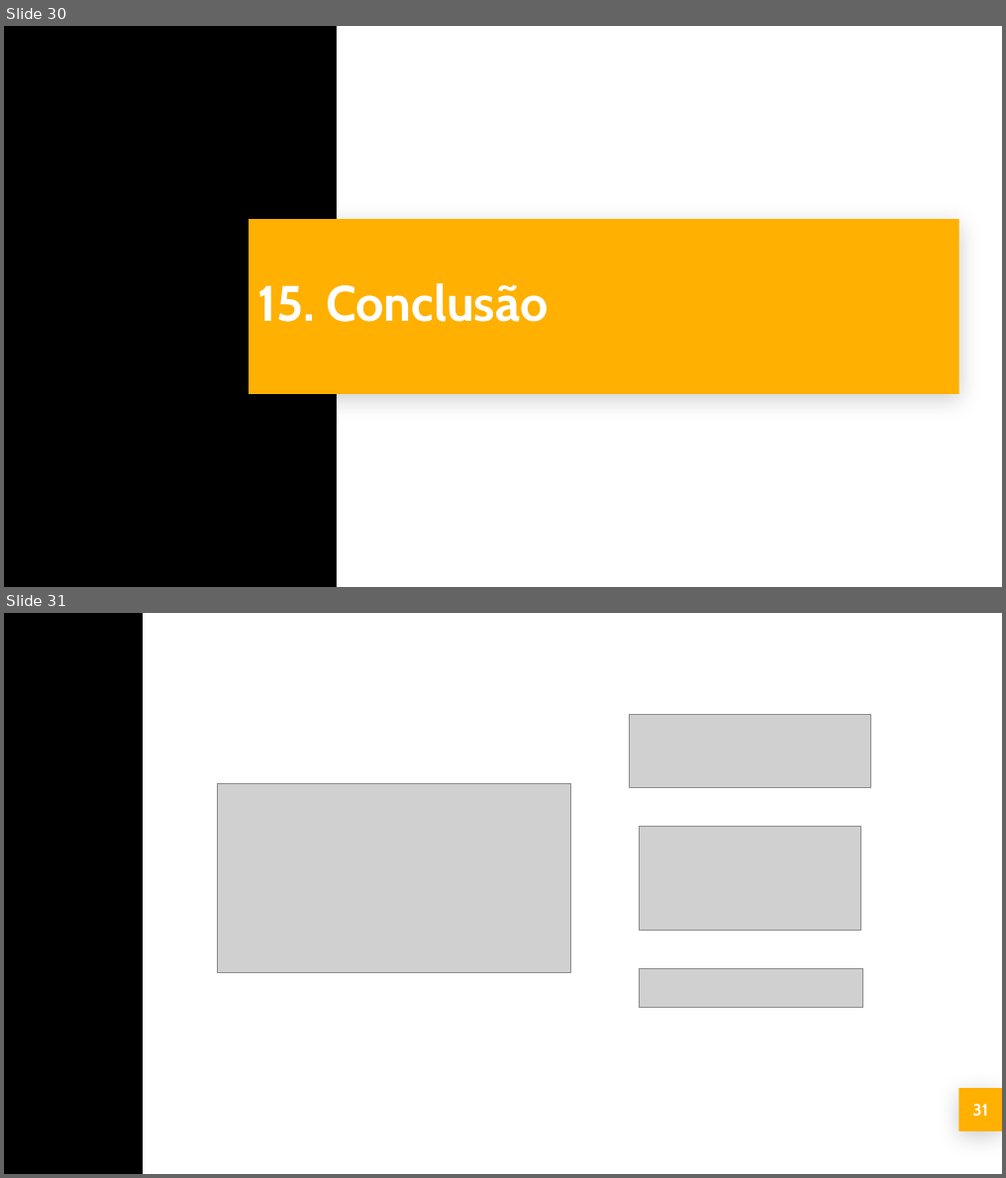
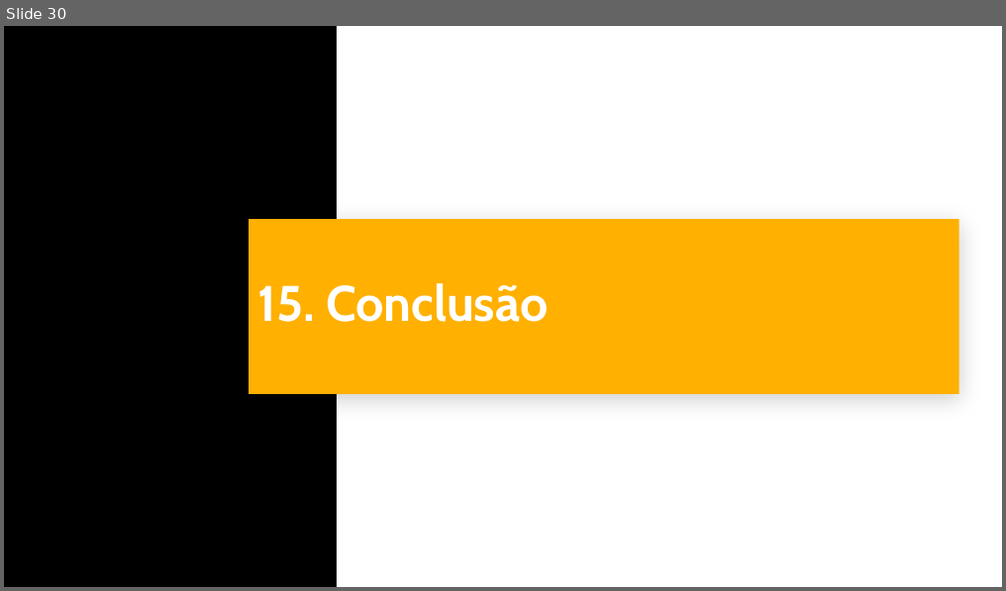
Before and after one commit to llmel/projeto2, a slide deck: documentacao/Slide/Slides Banca TCM.pptx. Shown one above the other, each under a label of ours: slides 30 and 31 before the commit, slide 30 after it. The pictures are 1006x1178 and 1006x591 pixels, drawn with LibreOffice and Linux fonts; fonts in the diff are those of the drawing; grey boxes stand for pictures. Boxes give left, top, right and bottom in pixels: in the first picture for what was removed or moved away, otherwise in the second. Text is boxed around its words. In the diff, an @@ line names an element or a change of style, - is before the commit and + after.

```diff
--- a/documentacao/Slide/Slides Banca TCM.pptx
+++ b/documentacao/Slide/Slides Banca TCM.pptx
@@ slide 31 removed at (4,613,1002,1174), background #000000 @@
@@ rectangle removed at (143,613,1002,1173) @@
@@ picture removed at (630,714,870,787) @@
@@ picture removed at (218,783,571,972) @@
@@ picture removed at (639,826,860,931) @@
@@ picture removed at (639,969,862,1008) @@
@@ rectangle removed at (959,1088,1002,1131) @@
@@ page number removed at (959,1088,1002,1131) @@
-31
```
Also in this commit, not shown: 12 slides changed, 4 slides added, 3 other slides removed.
